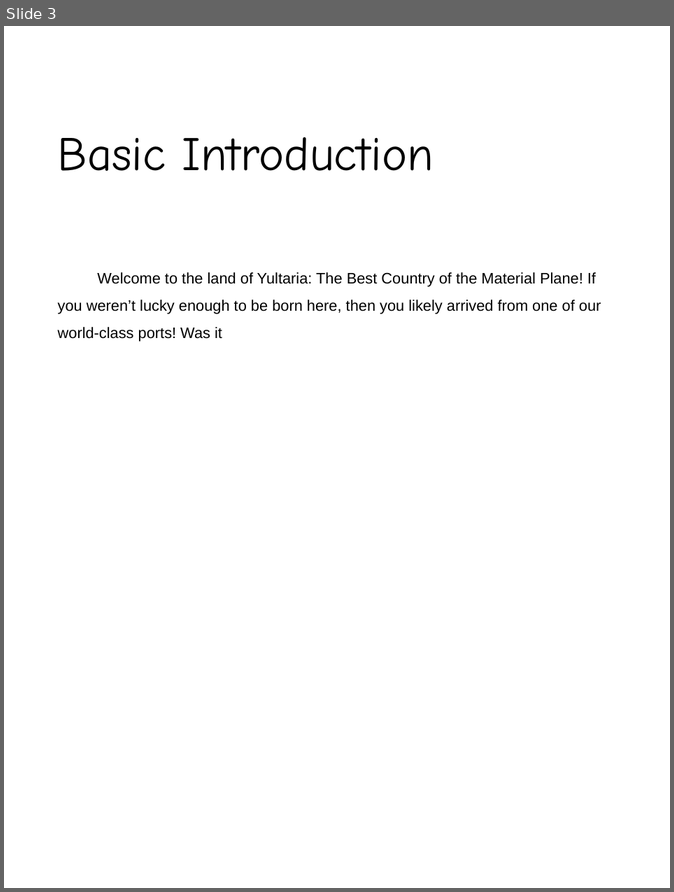
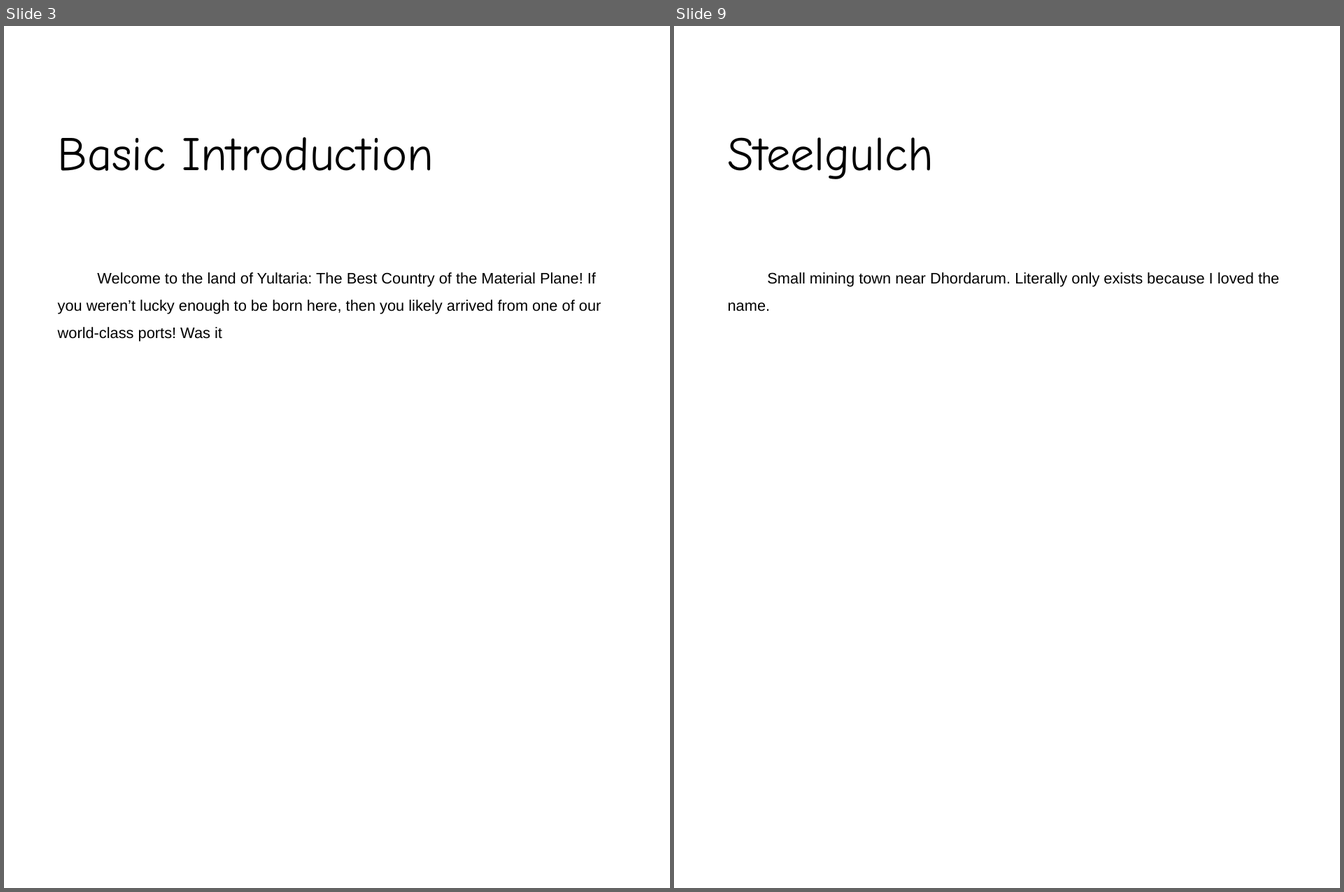
Before and after one commit to polic72/DnD-Stuff, a slide deck: The Jaws of Time.pptx. Shown side by side, each under a label of ours: slide 3 before the commit, slides 3 and 9 after it; the slides between them are not shown. The pictures are 674x892 and 1344x892 pixels, drawn with LibreOffice and Linux fonts; fonts in the diff are those of the drawing; background and template pictures are left out. Boxes give left, top, right and bottom in pixels: in the first picture for what was removed or moved away, otherwise in the second. Text is boxed around its words. In the diff, an @@ line names an element or a change of style, - is before the commit and + after.

```diff
--- a/The Jaws of Time.pptx
+++ b/The Jaws of Time.pptx
@@ slide 9 added at (674,26,1340,888), background picture (left out) @@
@@ title added at (728,137,934,179), 44 pt, text #000000 @@
+Steelgulch
@@ text added at (728,272,1280,312), 14 pt, text #000000 @@
+Small mining town near Dhordarum. Literally only exists because I loved the name.
```
Also in this commit, not shown: 2 slides changed, 3 other slides added, 10 slides removed, 3 other files.
